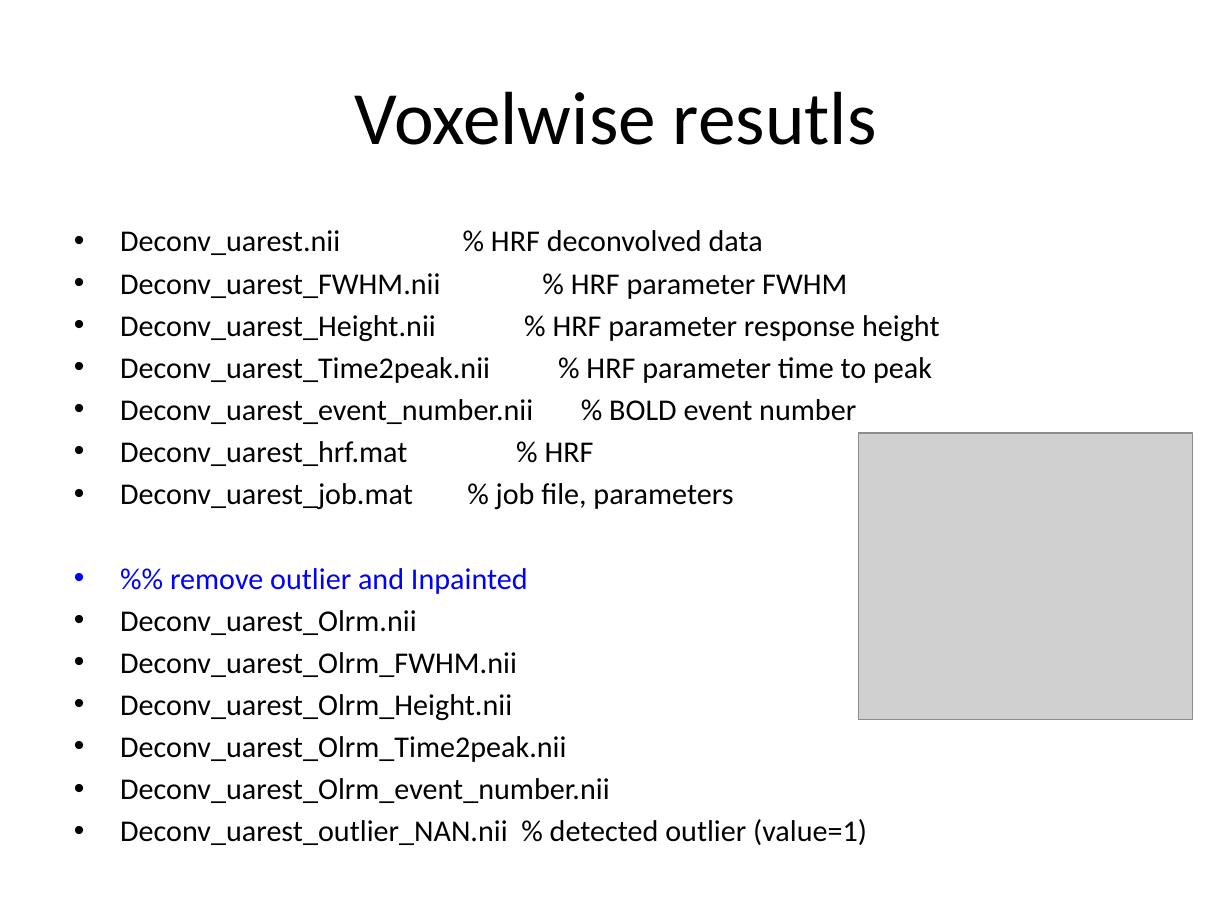
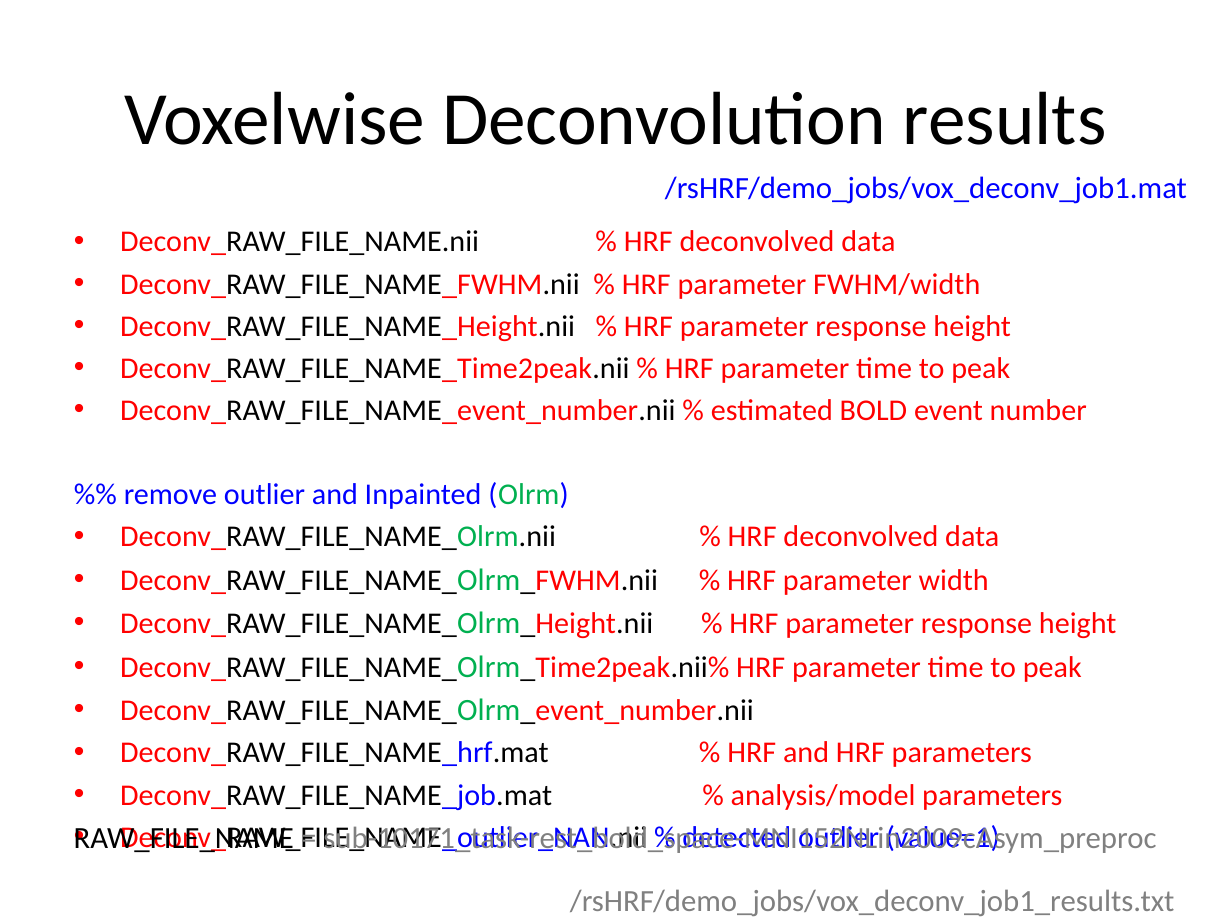
Before and after one commit to compneuro-da/rsHRF, a slide deck: slide 17 of rsHRF_toolbox.pptx (slide 7 before the commit). Drawn at 1232x924 pixels with LibreOffice and Linux fonts; fonts in the diff are those of the drawing; grey boxes stand for pictures. Boxes give left, top, right and bottom in pixels: in the first picture for what was removed or moved away, otherwise in the second. Text is boxed around its words. In the diff, an @@ line names an element or a change of style, - is before the commit and + after.

Commit message:
rsHRF SPM-plugin v2.0
add connectivity analysis

```diff
--- a/rsHRF_toolbox.pptx
+++ b/rsHRF_toolbox.pptx
@@ title at box(124, 91, 1107, 145): text changed @@
-Voxelwise resutls
+Voxelwise Deconvolution results
@@ text added at box(665, 176, 1187, 204), 18 pt, text #0000FF @@
+/rsHRF/demo_jobs/vox_deconv_job1.mat
@@ text at box(120, 230, 1117, 810): text changed; text colour #000000 to #FF0000 @@
-• Deconv_uarest.nii % HRF deconvolved data
-• Deconv_uarest_FWHM.nii % HRF parameter FWHM
-• Deconv_uarest_Height.nii % HRF parameter response height
-• Deconv_uarest_Time2peak.nii % HRF parameter time to peak
-• Deconv_uarest_event_number.nii % BOLD event number
-• Deconv_uarest_hrf.mat % HRF
-• Deconv_uarest_job.mat % job file, parameters
-• %% remove outlier and Inpainted
-• Deconv_uarest_Olrm.nii
-• Deconv_uarest_Olrm_FWHM.nii
-• Deconv_uarest_Olrm_Height.nii
-• Deconv_uarest_Olrm_Time2peak.nii
-• Deconv_uarest_Olrm_event_number.nii
-• Deconv_uarest_outlier_NAN.nii % detected outlier (value=1)
+• Deconv_RAW_FILE_NAME.nii % HRF deconvolved data
+• Deconv_RAW_FILE_NAME_FWHM.nii % HRF parameter FWHM/width
+• Deconv_RAW_FILE_NAME_Height.nii % HRF parameter response height
+• Deconv_RAW_FILE_NAME_Time2peak.nii % HRF parameter time to peak
+• Deconv_RAW_FILE_NAME_event_number.nii % estimated BOLD event number
+%% remove outlier and Inpainted (Olrm)
+• Deconv_RAW_FILE_NAME_Olrm.nii % HRF deconvolved data
+• Deconv_RAW_FILE_NAME_Olrm_FWHM.nii % HRF parameter width
+• Deconv_RAW_FILE_NAME_Olrm_Height.nii % HRF parameter response height
+• Deconv_RAW_FILE_NAME_Olrm_Time2peak.nii% HRF parameter time to peak
+• Deconv_RAW_FILE_NAME_Olrm_event_number.nii
+• Deconv_RAW_FILE_NAME_hrf.mat % HRF and HRF parameters
+• Deconv_RAW_FILE_NAME_job.mat % analysis/model parameters
+• Deconv_RAW_FILE_NAME_outlier_NAN.nii % detected outlier (value=1)
@@ picture removed at box(859, 432, 1193, 719) @@
@@ text added at box(74, 825, 1156, 853), 18 pt, text #808080 @@
+RAW_FILE_NAME = sub-10171_task-rest_bold_space-MNI152NLin2009cAsym_preproc
@@ text added at box(570, 889, 1175, 916), 18 pt, text #808080 @@
+/rsHRF/demo_jobs/vox_deconv_job1_results.txt
```
Also in this commit, not shown: 6 other slides changed, 20 slides added, 3 slides removed, 10 other files.
